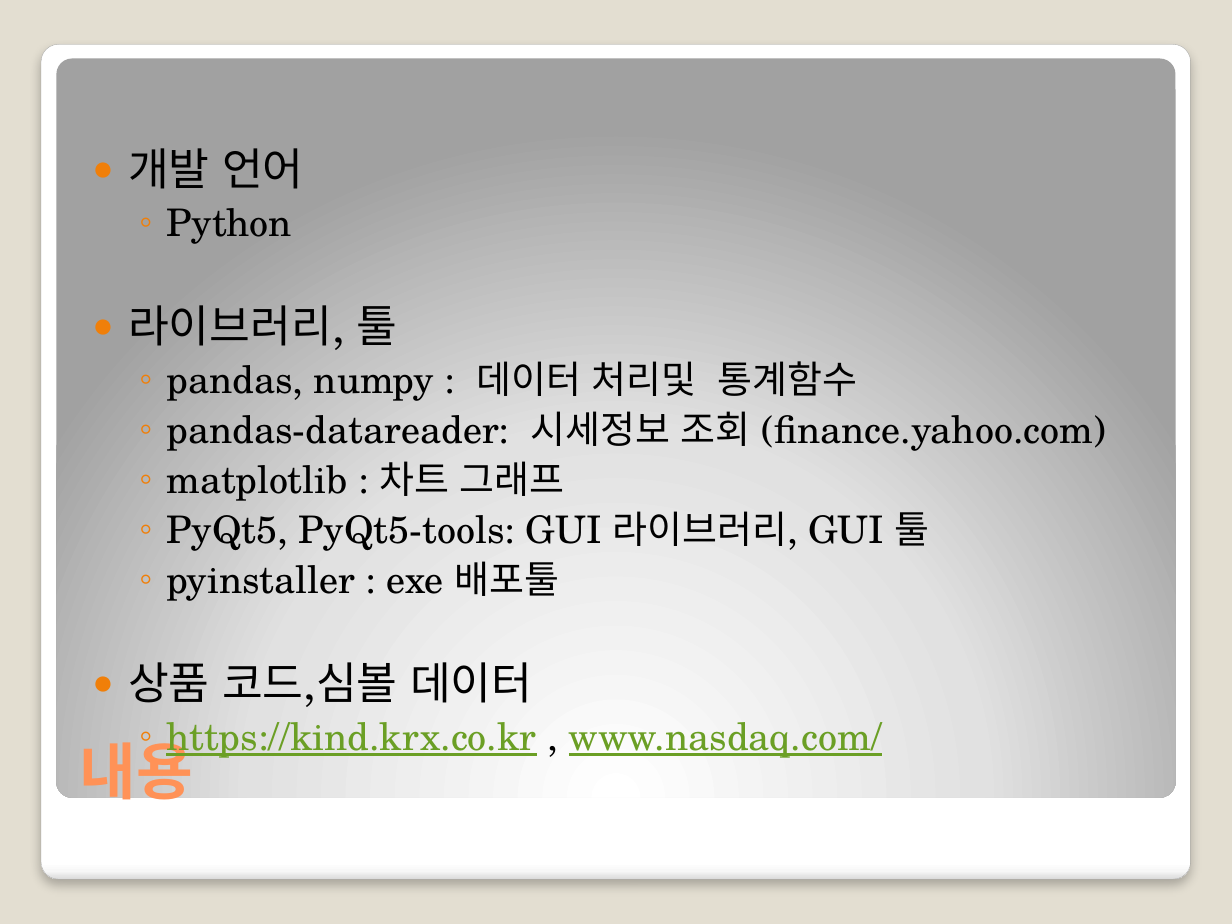
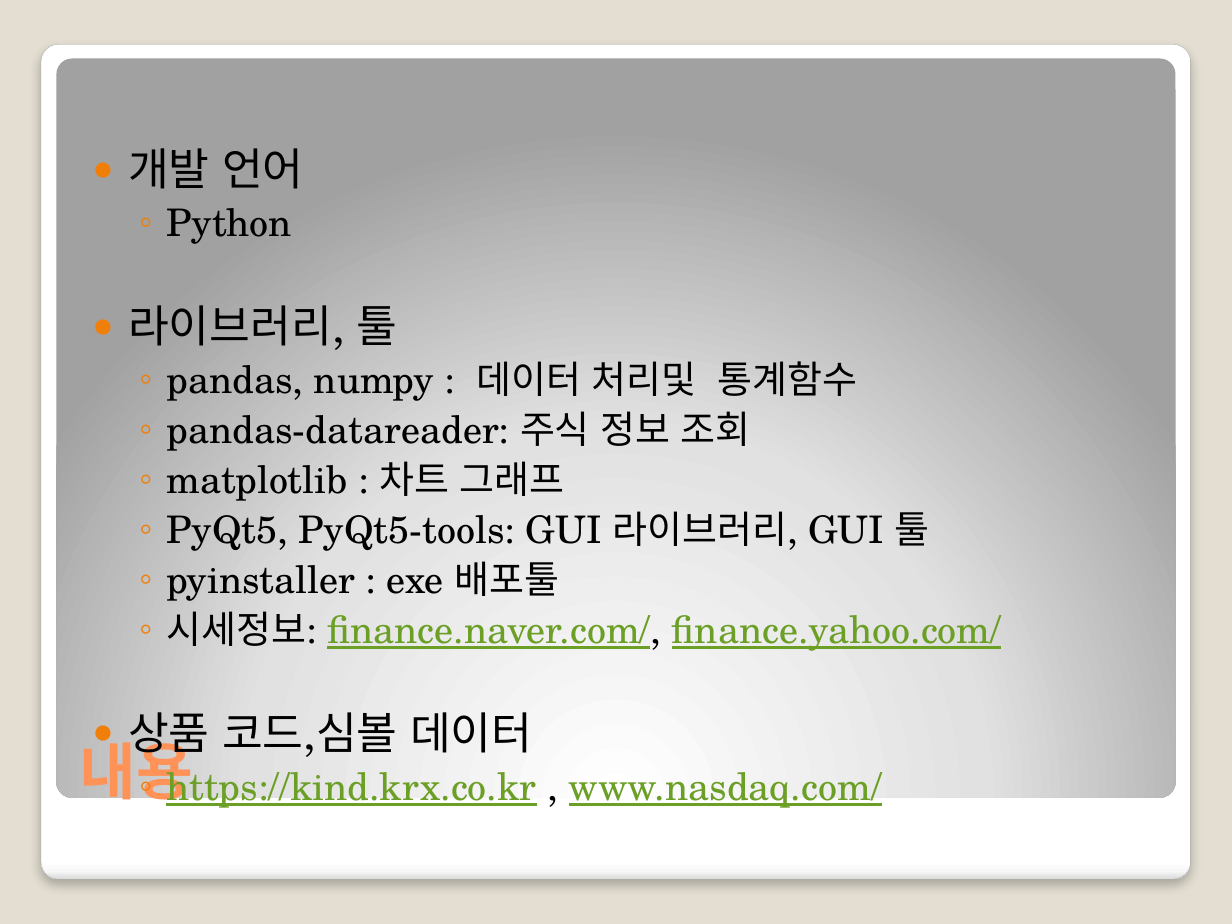
Before and after one commit to nbvc1003/stockAnalyst, a slide deck: slide 9 of 중간프로젝트2차_금융상품 분석툴20191224.pptx (slide 6 before the commit). Drawn at 1232x924 pixels with LibreOffice and Linux fonts; fonts in the diff are those of the drawing. Boxes give left, top, right and bottom in pixels: in the first picture for what was removed or moved away, otherwise in the second. Text is boxed around its words. In the diff, an @@ line names an element or a change of style, - is before the commit and + after.

```diff
--- a/중간프로젝트2차_금융상품 분석툴20191224.pptx
+++ b/중간프로젝트2차_금융상품 분석툴20191224.pptx
@@ text at (x1=166, y1=411, x2=751, y2=451): text changed @@
-  ◦ pandas-datareader: 시세정보 조회 (finance.yahoo.com)
+  ◦ pandas-datareader: 주식 정보 조회
@@ text at (x1=166, y1=611, x2=1002, y2=651): paragraph added @@
+  ◦ 시세정보: finance.naver.com/, finance.yahoo.com/
```
Also in this commit, not shown: 2 other slides changed, 4 slides added, 2 other files.
